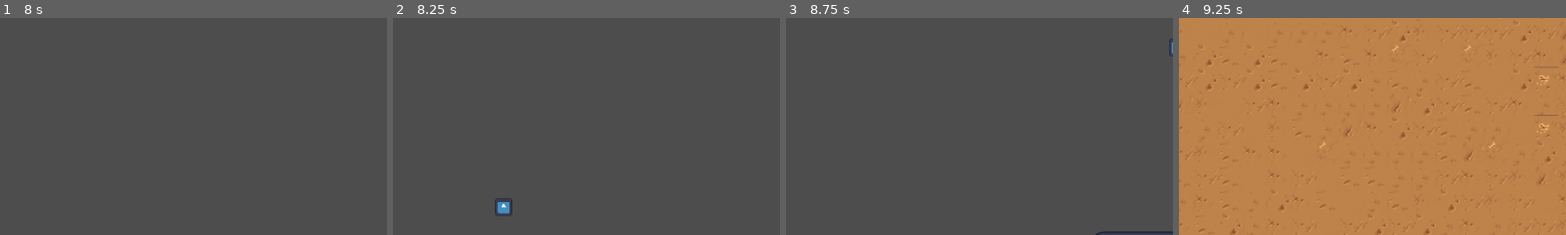
Above: before the commit, frames 1-4 (left to right).
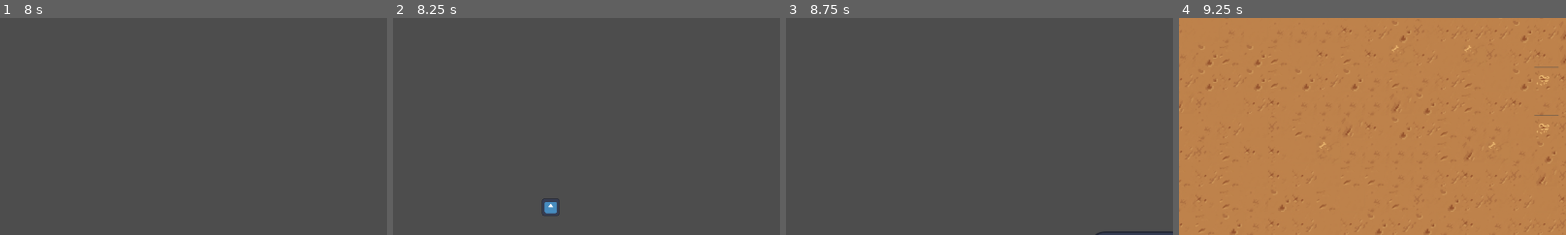
Above: after the commit, the same moments.

Repository: dzfrias/gladiator
Game: Godot game, scene res://scenes/test_scene.tscn
The game is run twice, just before and just after one commit, with the same random seed, the same clock (stepped at 60 frames per second) and the same inputs. The engine's default icon, where the game draws it, is replaced by a stand-in: a white triangle on a blue panel in a dark square.
Inputs (mouse positions are % of the whole screen's width and height, from its top left):
- Up to frame 1 (8 s): click "Enter Mission" at 0.5 s; move the mouse to (72, 45) at 1.27 s; hold S (crouch) 1.28-2.03 s; hold D (right) 1.28-2.78 s; tap Space (jump) at 1.52, 1.82, 2.27, 2.57, 3.77, 4.07, 4.52, 4.82, 5.27, 5.57, 6.77, 7.07, 7.52, 7.82 s; move the mouse to (30, 55) at 2.02 s; click (30, 55) at 2.1 s; move the mouse to (60, 28) at 2.77 s; hold A (left) 2.78-3.53 s; hold E (roll) 2.78-3.53 s; move the mouse to (45, 70) at 3.52 s; hold D (right) 3.53-5.03 s; tap Q (toggle_weapon) at 3.6, 6.6 s; move the mouse to (80, 65) at 4.27 s; hold S (crouch) 4.28-5.03 s; move the mouse to (20, 35) at 5.02 s; hold A (left) 5.03-5.78 s; click (20, 35) at 5.1 s; move the mouse to (55, 50) at 5.77 s; hold D (right) 5.78-6.53 s; hold E (roll) 5.78-6.53 s; move the mouse to (35, 25) at 6.52 s; hold A (left) from 6.53 s (still down); move the mouse to (72, 45) at 7.27 s; hold S (crouch) from 7.28 s (still down)
- Up to frame 2 (8.25 s): move the mouse to (30, 55) at 8.02 s; release A (left) at 8.03 s; release S (crouch) at 8.03 s; hold D (right) from 8.03 s (still down); click (30, 55) at 8.1 s
- Up to frame 3 (8.75 s): keep holding D (right); tap Space (jump) at 8.27, 8.57 s
- Up to frame 4 (9.25 s): keep holding D (right); move the mouse to (60, 28) at 8.77 s; hold E (roll) from 8.78 s (still down)
The pictures show only the part of the screen within x 50-100%, y 39-89%; the shares and areas given below are measured in that part.

Frame 1 is identical in both runs. In frame 2, 0.5% of the frame differs, in the area x 26-43%, y 83-92%; in frame 3, less than 0.1%; in frame 4, nothing differs.
Error in both runs: Invalid assignment of property or key 'position' with value of type 'Vector2' on a base object of type 'Nil'. (res://scripts/player/player.gd:83)

Commit message:
Increase projectile speed

Diff:
--- a/resources/pistol.tres
+++ b/resources/pistol.tres
@@ -10,3 +10,4 @@
 max_ammo = 16
 firing_interval = 0.35
 knockback = 1000.0
+projectile_speed = 1500.0
